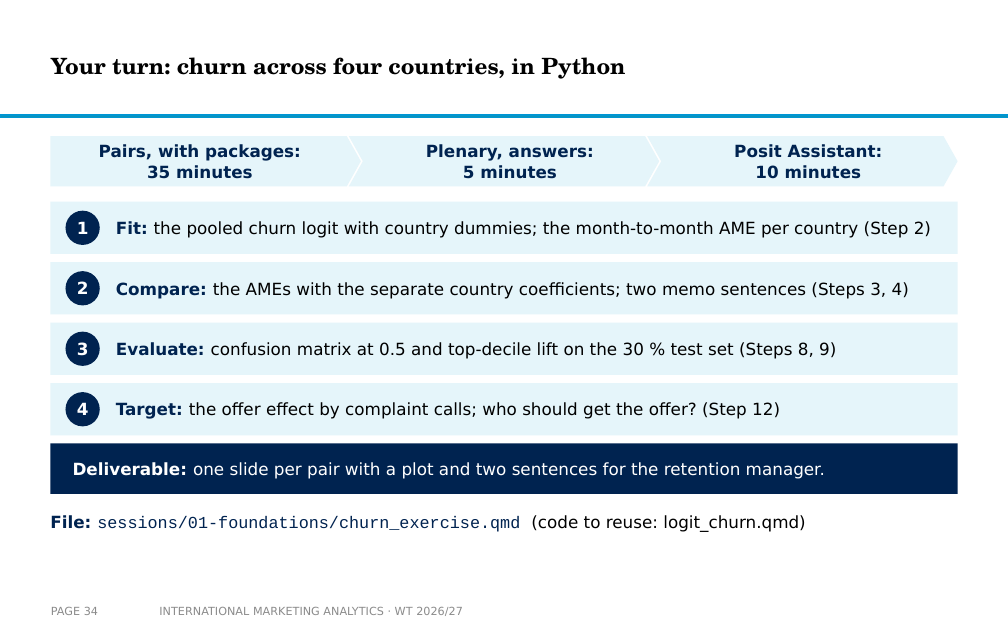
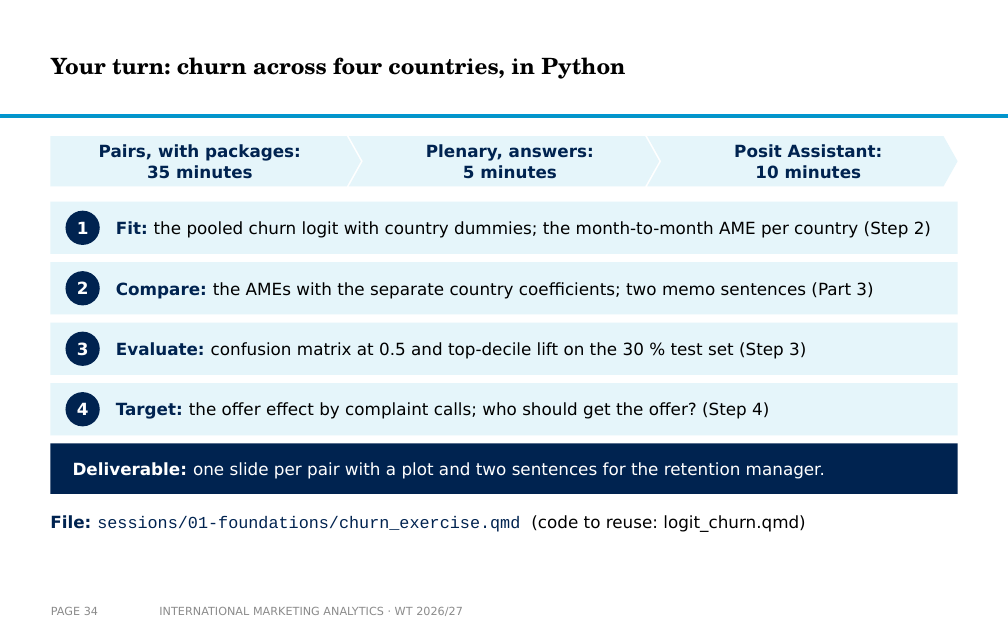
Before and after one commit to arnefloh-wu/international-marketing-analytics-teaching, a slide deck: slide 34 of slides/logistic-regression-in-international-marketing_WT26-27.pptx. Drawn at 1008x630 pixels with LibreOffice and Linux fonts; fonts in the diff are those of the drawing; background and template pictures are left out. Boxes give left, top, right and bottom in pixels: in the first picture for what was removed or moved away, otherwise in the second. Text is boxed around its words. In the diff, an @@ line names an element or a change of style, - is before the commit and + after.

```diff
--- a/slides/logistic-regression-in-international-marketing_WT26-27.pptx
+++ b/slides/logistic-regression-in-international-marketing_WT26-27.pptx
@@ text at [116,282,873,299]: text changed @@
-Compare: the AMEs with the separate country coefficients; two memo sentences (Steps 3, 4)
+Compare: the AMEs with the separate country coefficients; two memo sentences (Part 3)
@@ text at [116,342,806,359]: text changed @@
-Evaluate: confusion matrix at 0.5 and top-decile lift on the 30 % test set (Steps 8, 9)
+Evaluate: confusion matrix at 0.5 and top-decile lift on the 30 % test set (Step 3)
@@ text at [116,402,769,419]: text changed @@
-Target: the offer effect by complaint calls; who should get the offer? (Step 12)
+Target: the offer effect by complaint calls; who should get the offer? (Step 4)
```
Also in this commit, not shown: 4 other files.
